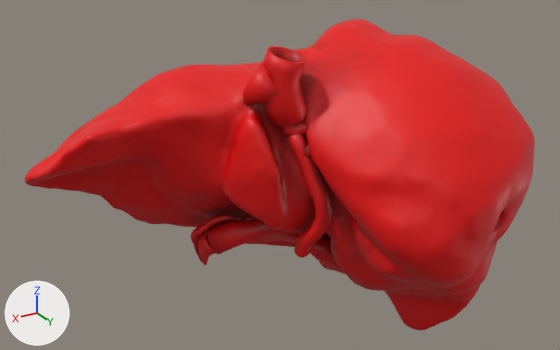
Two versions of the glTF model public/3d/modeli/organi-3d/jetra.glb, one commit apart.
Before and after are seen from a 50 mm camera at (0.185, 0.296, 0.178) aimed at (0.0, -0.012, 0.024). The axes (+X, +Y, +Z) are drawn at lower left. The lights are the same throughout. The first picture is the older version. Where no turn or scale is listed for an object, it has been applied to the vertices. Vertices at exactly the same position are counted once.

Script lines for the objects in view, before the commit:
```python
me_gallbladder_002 = bpy.data.meshes.new('Gallbladder.002')
me_gallbladder_002.from_pydata(...)  # 1460 vertices, 2916 faces; spans x -0.0681..-0.0171, y -0.05..-0.0126, z -0.0626..-0.023
me_gallbladder_002.materials.append(mat_o_zolcevod)
me_ivc_002 = bpy.data.meshes.new('ivc.002')
me_ivc_002.from_pydata(...)  # 448 vertices, 896 faces; spans x -0.0022..0.022, y 0.0001..0.0206, z 0.0554..0.0954
me_ivc_002.materials.append(mat_o_zolcevod)
me_jetra_ct_018 = bpy.data.meshes.new('jetra ct.018')
me_jetra_ct_018.from_pydata(...)  # 13259 vertices, 26514 faces; spans x -0.039..0.116, y -0.081..0.018, z -0.044..0.079
me_jetra_ct_018.materials.append(mat_o_zolcevod)
me_jetra_ct_020 = bpy.data.meshes.new('jetra ct.020')
me_jetra_ct_020.from_pydata(...)  # 2263 vertices, 4522 faces; spans x -0.0348..0.0136, y -0.0116..0.0483, z -0.0094..0.0695
me_jetra_ct_020.materials.append(mat_o_zolcevod)
me_vene_001 = bpy.data.meshes.new('vene.001')
me_vene_001.from_pydata(...)  # 7511 vertices, 14640 faces; spans x -0.105..0.082, y -0.063..0.062, z -0.083..0.09
me_vene_001.materials.append(mat_o_zolcevod)
ob_caudate_lobe_of_liver__lastno = bpy.data.objects.new('Caudate lobe of liver (lastno)', me_jetra_ct_020)
ob_caudate_lobe_of_liver__lastno.location = (0.0, 0.0, 0.0)
ob_gallbladder = bpy.data.objects.new('Gallbladder', me_gallbladder_002)
ob_gallbladder.location = (0.0, 0.0, 0.0)
ob_hepatic_veins__ct = bpy.data.objects.new('Hepatic veins (CT)', me_vene_001)
ob_hepatic_veins__ct.location = (0.0, 0.0, 0.0)
ob_inferior_vena_cava__ct = bpy.data.objects.new('Inferior vena cava (CT)', me_ivc_002)
ob_inferior_vena_cava__ct.location = (0.0, 0.0, 0.0)
ob_left_lobe_of_liver__lastno = bpy.data.objects.new('Left lobe of liver (lastno)', me_jetra_ct_018)
ob_left_lobe_of_liver__lastno.location = (0.0, 0.0, 0.0)
# also in view: 'Right lobe of liver (lastno)' at (-0.051, 0.007, 0.0); 'Hepatic artery and branches (lastno)' at (-0.008, -0.005, 0.01); 'Hepatic portal vein and branches (CT)' at (-0.006, -0.005, 0.005)
```
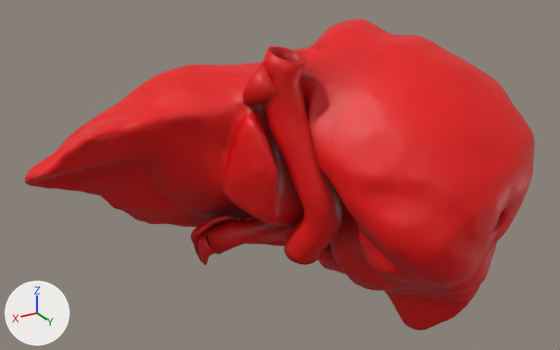
What differs and where, as boxes (x1, y1, x2, y2) in the pictures (560 x 350 px; the box of a moved part takes in the faces that stretch with it):
'Left lobe of liver (lastno)', reshaped
    before: (25, 64, 313, 247)
    after: (25, 64, 304, 246)
'Inferior vena cava (CT)', reshaped (78% wider, 156% taller)
    before: (263, 46, 307, 131)
    after: (263, 46, 342, 265)
'Caudate lobe of liver (lastno)', reshaped
    before: (284, 108, 371, 257)
    after: (306, 108, 371, 257)
part 2 of me_vene_001, deleted (red)
    before: (288, 134, 332, 258)
part 3 of me_vene_001, built on (mostly hidden)
    before: (279, 122, 305, 136)
part 4 of me_vene_001, recoloured
    before: (252, 104, 312, 158)
part 5 of me_ivc_002, built on
    before: (266, 87, 306, 114)
    after: (266, 87, 342, 265)
part 6 of me_jetra_ct_018, moved or reshaped
    before: (158, 64, 313, 241)
    after: (144, 64, 304, 241)
part 7 of me_jetra_ct_018, recoloured
    before: (238, 101, 301, 235)
    after: (240, 102, 290, 235)

What the commit changed:
me_jetra_ct_020 is used by ob_caudate_lobe_of_liver__lastno; location (0.0, 0.0, 0.0).
me_jetra_ct_020 had 2263 vertices, 4522 faces and spanned x -0.0348..0.0136, y -0.0116..0.0483, z -0.0094..0.0695.
me_jetra_ct_020 now has 2304 vertices, 4604 faces and spans x -0.0348..0.0139, y -0.0118..0.0483, z -0.0092..0.0696.
me_jetra_ct_020 part 1: 7 vertices moved within x -0.0207..0.0099, y 0.0005..0.0423, z -0.007..0.0694; 1818 vertices removed from x -0.0348..0.0136, y -0.0116..0.0483, z -0.0094..0.0695; 1859 vertices added at x -0.0348..0.0139, y -0.0118..0.0483, z -0.0092..0.0696.
me_vene_001 is used by ob_hepatic_veins__ct; location (0.0, 0.0, 0.0).
me_vene_001 had 7511 vertices, 14640 faces and spanned x -0.105..0.082, y -0.063..0.062, z -0.083..0.09.
me_vene_001 now has 7581 vertices, 14784 faces and spans x -0.105..0.082, y -0.063..0.062, z -0.083..0.09.
me_vene_001 part 2: the loose piece of 158 vertices spanning x -0.007..0.012, y 0.008..0.029, z -0.01..0.058 is deleted.
me_vene_001 part 3: 50 vertices moved from x -0.099..0.002, y -0.032..0.048, z -0.082..0.062 to x -0.099..0.002, y -0.032..0.048, z -0.082..0.061; 150 vertices removed from x -0.102..0.015, y -0.032..0.05, z -0.075..0.067; 378 vertices added at x -0.103..0.013, y -0.034..0.05, z -0.083..0.071.
me_vene_001 part 4: 641 kept faces spanning x -0.103..0.023, y -0.046..0.051, z -0.079..0.083 get new vertex colours; the middle colour goes from red #ab0000 to red #a80000.
me_ivc_002 is used by ob_inferior_vena_cava__ct; location (0.0, 0.0, 0.0).
me_ivc_002 had 448 vertices, 896 faces and spanned x -0.0022..0.022, y 0.0001..0.0206, z 0.0554..0.0954.
me_ivc_002 now has 1176 vertices, 2352 faces and spans x -0.0116..0.022, y 0.0011..0.0339, z -0.0105..0.0954.
me_ivc_002 part 5: 229 vertices moved from x -0.0018..0.0216, y 0.0001..0.0197, z 0.0556..0.0783 to x 0.0003..0.0216, y 0.0019..0.0232, z 0.0524..0.0782; 16 vertices removed from x -0.0022..0.0097, y 0.0012..0.0119, z 0.0554..0.0695; 744 vertices added at x -0.0116..0.0159, y 0.0033..0.0339, z -0.0105..0.0602.
me_jetra_ct_018 is used by ob_left_lobe_of_liver__lastno; location (0.0, 0.0, 0.0).
me_jetra_ct_018 had 13259 vertices, 26514 faces and spanned x -0.039..0.116, y -0.081..0.018, z -0.044..0.079.
me_jetra_ct_018 now has 13070 vertices, 26136 faces and spans x -0.039..0.116, y -0.081..0.017, z -0.044..0.079.
me_jetra_ct_018 part 6: 164 vertices moved from x -0.038..0.029, y -0.066..0.018, z -0.044..0.078 to x -0.038..0.029, y -0.066..0.017, z -0.044..0.078; 1125 vertices removed from x -0.039..0.05, y -0.075..0.018, z -0.044..0.079; 910 vertices added at x -0.039..0.084, y -0.081..0.017, z -0.044..0.078.
me_jetra_ct_018 part 7: 1227 kept faces spanning x -0.039..0.108, y -0.076..0.017, z -0.044..0.078 get new vertex colours; the middle colour goes from red #d70000 to red #d80000.
Other edits to the shape of me_jetra_ct_018 do not show in these pictures.
